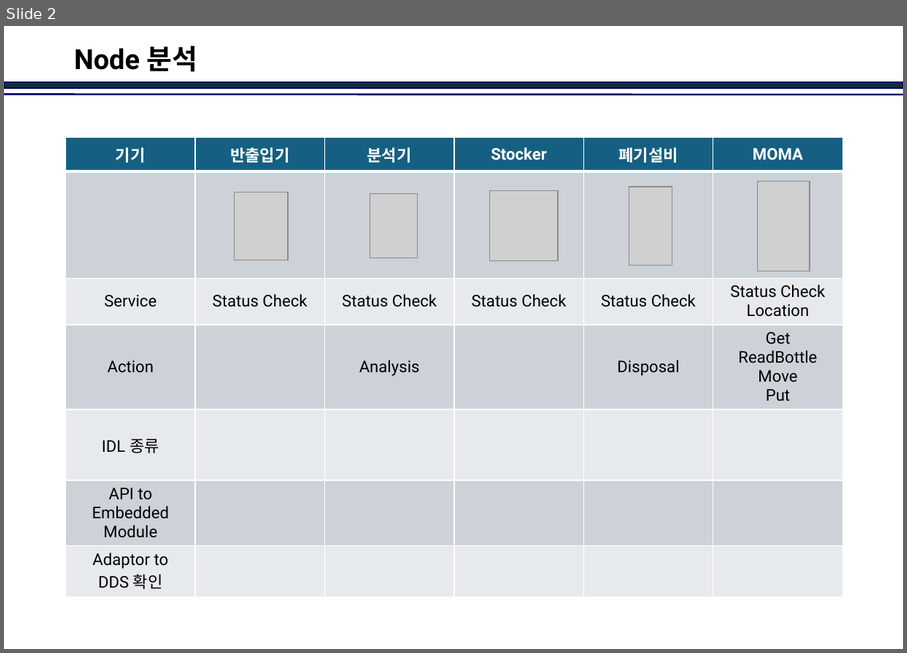
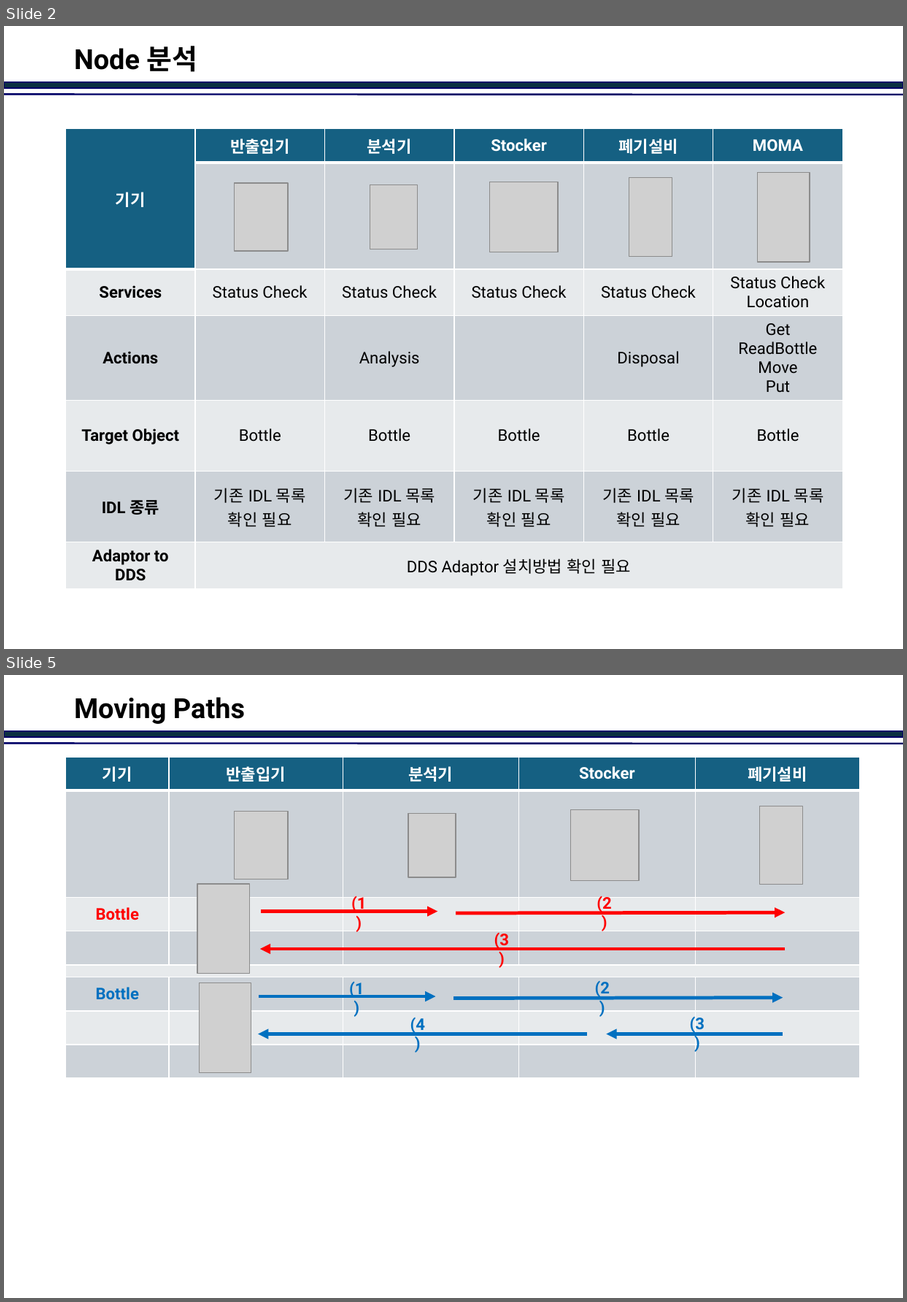
Before and after one commit to jinkabpark/SamickThk_Analysis, a slide deck: 허종원/DDS&Nodes.pptx. Shown one above the other, each under a label of ours: slide 2 before the commit, slides 2 and 5 after it; the slides between them are not shown. The pictures are 907x653 and 907x1302 pixels, drawn with LibreOffice and Linux fonts; fonts in the diff are those of the drawing; grey boxes stand for pictures; background and template pictures are left out. Boxes give left, top, right and bottom in pixels: in the first picture for what was removed or moved away, otherwise in the second. Text is boxed around its words. In the diff, an @@ line names an element or a change of style, - is before the commit and + after.

```diff
--- a/허종원/DDS&Nodes.pptx
+++ b/허종원/DDS&Nodes.pptx
@@ slide 5 added at bbox=[4, 675, 903, 1298], background #FFFFFF; not listed: 2 template elements that a slide beside it also shows @@
@@ title added at bbox=[74, 697, 245, 724], 24 pt, text #000000, bold @@
+Moving Paths
@@ table added at bbox=[65, 757, 860, 1079], 8 rows, 5 columns @@
+기기 | 반출입기 | 분석기 | Stocker | 폐기설비
+ |  |  |  | 
+Bottle |  |  |  | 
+ |  |  |  | 
+ |  |  |  | 
+Bottle |  |  |  | 
+ |  |  |  | 
+ |  |  |  | 
@@ picture added at bbox=[235, 812, 289, 879] @@
@@ picture added at bbox=[408, 813, 456, 876] @@
@@ picture added at bbox=[571, 810, 639, 881] @@
@@ picture added at bbox=[760, 806, 803, 885] @@
@@ picture added at bbox=[197, 885, 250, 974] @@
@@ arrow added from (262, 912) to (438, 912), #FF0000 3 pt @@
@@ text added at bbox=[351, 895, 366, 913], 14 pt, text #FF0000, bold @@
+(1)
@@ arrow added from (456, 913) to (785, 912), #FF0000 3 pt @@
@@ text added at bbox=[597, 896, 611, 913], 14 pt, text #FF0000, bold @@
+(2)
@@ text added at bbox=[495, 931, 509, 949], 14 pt, text #FF0000, bold @@
+(3)
@@ arrow added from (785, 949) to (261, 949), #FF0000 3 pt @@
@@ text added at bbox=[349, 981, 364, 998], 14 pt, text #0070C0, bold @@
+(1)
@@ text added at bbox=[595, 981, 610, 998], 14 pt, text #0070C0, bold @@
+(2)
@@ picture added at bbox=[199, 983, 251, 1073] @@
@@ arrow added from (259, 996) to (436, 996), #0070C0 3 pt @@
@@ arrow added from (454, 998) to (784, 997), #0070C0 3 pt @@
@@ text added at bbox=[411, 1017, 425, 1034], 14 pt, text #0070C0, bold @@
+(4)
@@ text added at bbox=[690, 1017, 705, 1033], 14 pt, text #0070C0, bold @@
+(3)
@@ arrow added from (587, 1033) to (258, 1033), #0070C0 3 pt @@
@@ arrow added from (784, 1033) to (607, 1033), #0070C0 3 pt @@
@@ slide 2 changed as well @@
@@ table at bbox=[65, 129, 843, 591] @@
-row 3, column 1: Service
+row 3, column 1: Services
-row 4, column 1: Action
+row 4, column 1: Actions
-row 5: IDL 종류 |  |  |  |  | 
+row 5: Target Object | Bottle | Bottle | Bottle | Bottle | Bottle
-row 6: API to Embedded Module |  |  |  |  | 
+row 6: IDL 종류 | 기존 IDL 목록 확인 필요 | 기존 IDL 목록 확인 필요 | 기존 IDL 목록 확인 필요 | 기존 IDL 목록 확인 필요 | 기존 IDL 목록 확인 필요
-row 7, column 1: Adaptor to DDS 확인
+row 7, column 1: Adaptor to DDS
-row 7, column 2: 
+row 7, column 2: DDS Adaptor 설치방법 확인 필요
@@ table: place and size @@
-table at bbox=[65, 137, 843, 595]
+table at bbox=[65, 129, 843, 591]
@@ picture: place and size @@
-picture at bbox=[630, 187, 673, 264]
+picture at bbox=[630, 178, 673, 256]
@@ 3 pictures: place and size @@
-3 pictures at bbox=[235, 181, 811, 271]
+3 pictures at bbox=[235, 172, 811, 262]
@@ picture: place and size @@
-picture at bbox=[489, 190, 558, 261]
+picture at bbox=[489, 182, 558, 253]
```
Also in this commit, not shown: 1 other slide changed, 3 other slides added.
